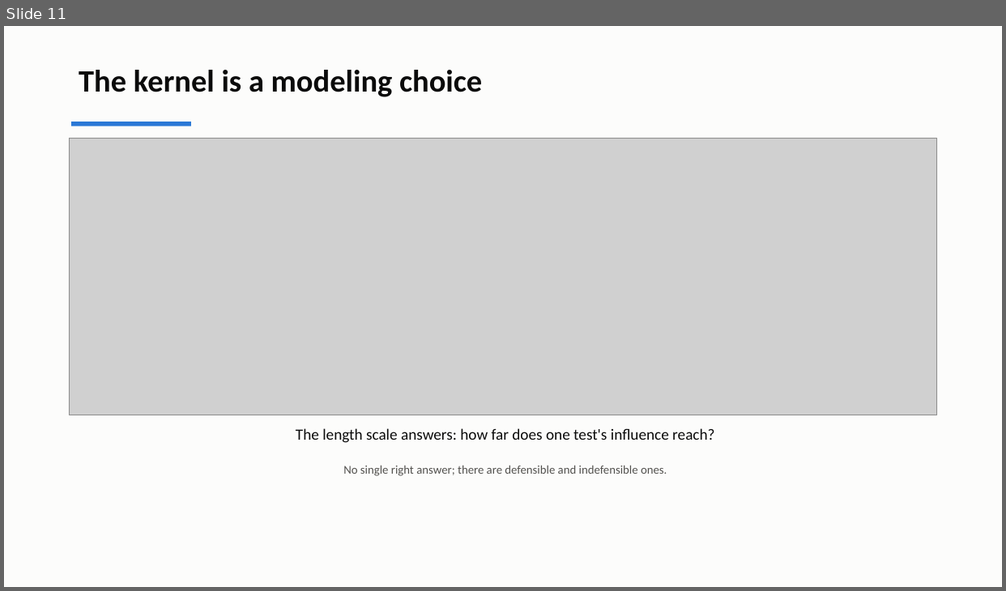
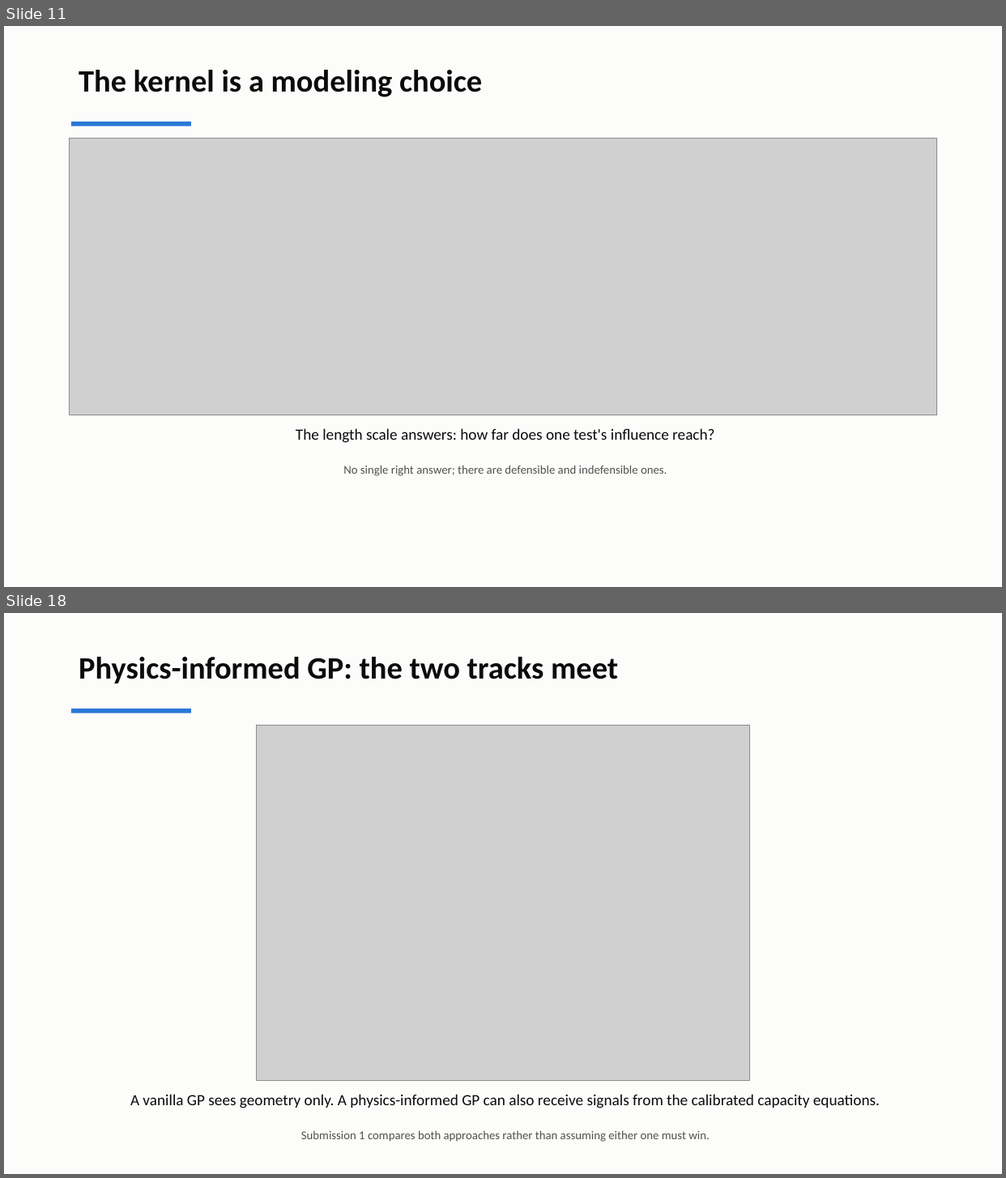
Before and after one commit to andrewvoss8-boop/core-me-data-science-activities-public, a slide deck: me323/Module1_drafts/ME323_Module1_Lecture2.pptx. Shown one above the other, each under a label of ours: slide 11 before the commit, slides 11 and 18 after it; the slides between them are not shown. The pictures are 1006x591 and 1006x1178 pixels, drawn with LibreOffice and Linux fonts; fonts in the diff are those of the drawing; grey boxes stand for pictures. Boxes give left, top, right and bottom in pixels: in the first picture for what was removed or moved away, otherwise in the second. Text is boxed around its words. In the diff, an @@ line names an element or a change of style, - is before the commit and + after.

```diff
--- a/me323/Module1_drafts/ME323_Module1_Lecture2.pptx
+++ b/me323/Module1_drafts/ME323_Module1_Lecture2.pptx
@@ slide 18 added at box(4, 613, 1002, 1174), background #FCFCFB @@
@@ text added at box(79, 657, 618, 683), 30 pt, text #0B0B0B, bold @@
+Physics-informed GP: the two tracks meet
@@ rectangle added at box(71, 709, 191, 713), fill #2A78D6 @@
@@ picture added at box(257, 726, 750, 1081) @@
@@ text added at box(130, 1094, 880, 1109), 15 pt, text #0B0B0B @@
+A vanilla GP sees geometry only. A physics-informed GP can also receive signals from the calibrated capacity equations.
@@ text added at box(301, 1131, 709, 1142), 11.5 pt, text #52514E @@
+Submission 1 compares both approaches rather than assuming either one must win.
```
Also in this commit, not shown: 11 slides changed, 5 other slides added, 5 slides removed, 9 other files.
